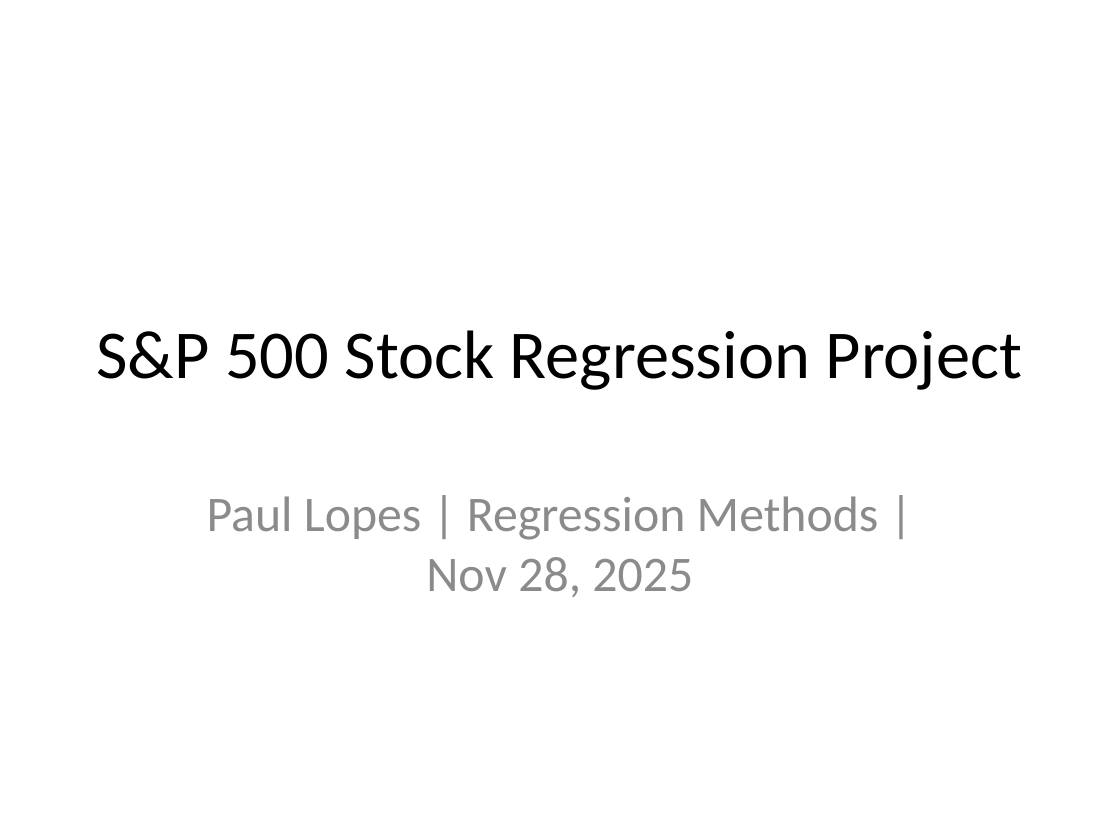
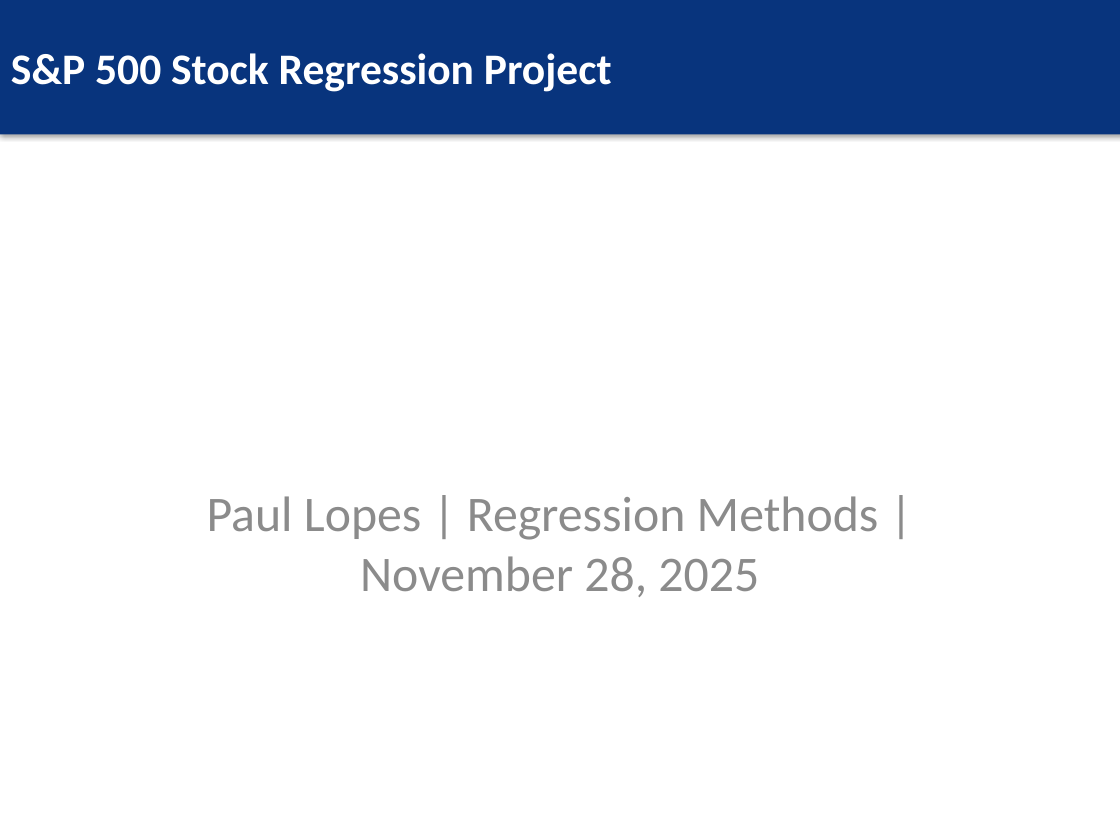
Before and after one commit to paullopes2004/RegressionCourseProject, a slide deck: slide 1 of reports/Regression_Project_Presentation.pptx. Drawn at 1120x840 pixels with LibreOffice and Linux fonts; fonts in the diff are those of the drawing. Boxes give left, top, right and bottom in pixels: in the first picture for what was removed or moved away, otherwise in the second. Text is boxed around its words. In the diff, an @@ line names an element or a change of style, - is before the commit and + after.

```diff
--- a/reports/Regression_Project_Presentation.pptx
+++ b/reports/Regression_Project_Presentation.pptx
@@ rectangle "S&P 500 Stock Regression Project" resized from (x1=96, y1=330, x2=1022, y2=390) to (x1=0, y1=0, x2=1120, y2=134) @@
@@ rectangle "S&P 500 Stock Regression Project" at (x1=0, y1=0, x2=1120, y2=134): size 44 to 28 pt, text colour #000000 to #FFFFFF, bold on; alignment centre to left; fill none to #08347D; shadow on @@
@@ subtitle at (x1=207, y1=496, x2=879, y2=597): text changed @@
-Paul Lopes | Regression Methods | Nov 28, 2025
+Paul Lopes | Regression Methods | November 28, 2025
```
Also in this commit, not shown: 6 other slides changed, 11 slides added, 8 slides removed.
